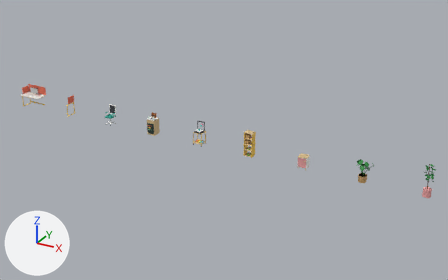
The glTF model assets/models/OfficeStartup.glb, before and after one commit.
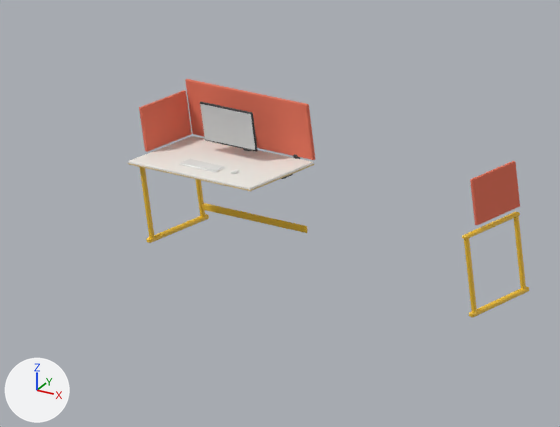
Each version is shown from a 50 mm camera at (139.6, -131.1, 68.4) aimed at (55.8, 21.3, -7.9), then close up on the part from 1% to 18% of the width and 26% to 47% of the height. Lighting does not change. The marker at lower left points along +X, +Y and +Z. The last two pictures show the newer version. Vertices at exactly the same position are counted once.

Names of what the first close-up shows: 'Desk', 'Panel'.
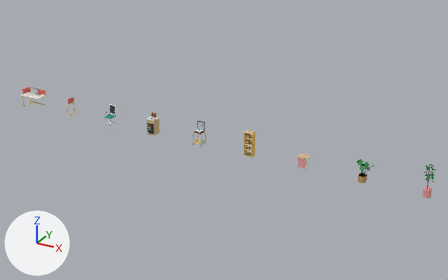
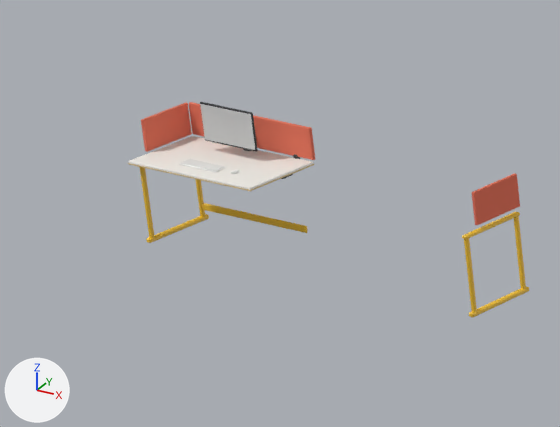
Boxes (x1, y1, x2, y2) around the edits, measured in the close-ups (560 x 427 px; the box of a moved part takes in the faces that stretch with it):
'Desk', reshaped (14% shorter)
    before: (128, 79, 315, 243)
    after: (128, 102, 315, 243)
'Panel', reshaped (8% shorter)
    before: (462, 161, 529, 317)
    after: (462, 173, 529, 317)
part 1 of me_desk, moved or reshaped
    before: (185, 79, 315, 159)
    after: (189, 102, 315, 159)
part 2 of me_desk, moved or reshaped
    before: (139, 90, 192, 151)
    after: (141, 103, 192, 151)
part 3 of me_panel, moved or reshaped
    before: (470, 161, 520, 225)
    after: (472, 173, 520, 225)

Patch to the scene script:
```diff
--- a/assets/models/OfficeStartup.glb.py
+++ b/assets/models/OfficeStartup.glb.py
@@ me_desk @@
 # used by ob_desk; location = (0.0, 0.0, 0.0)
-me_desk.from_pydata(...)  # 532 vertices, 984 faces; spans x -3.65..3.51, y -1.88..2.05, z 0.0..6.25
+me_desk.from_pydata(...)  # 532 vertices, 984 faces; spans x -3.65..3.51, y -1.88..2.05, z 0.0..5.92
+# me_desk part 1: all 28 vertices in x -3.5..3.5, y 1.88..2.02, z 6.2..6.25 are moved by (0.0, 0.0, -1.05)
+# me_desk part 2: all 28 vertices in x -3.65..-3.5, y -0.75..1.88, z 5.7..5.75 are moved by (0.0, 0.0, -0.55)
 me_desk.materials.append(mat_laminate)
@@ me_panel @@
 # used by ob_panel; location = (15.0, 0.0, 0.0)
-me_panel.from_pydata(...)  # 152 vertices, 284 faces; spans x -0.12..0.12, y -1.75..1.75, z 0.0..5.75
+me_panel.from_pydata(...)  # 152 vertices, 284 faces; spans x -0.12..0.12, y -1.75..1.75, z 0.0..5.2
+# me_panel part 3: all 28 vertices in x -0.07..0.07, y -0.87..1.75, z 5.7..5.75 are moved by (0.0, 0.0, -0.55)
 me_panel.materials.append(mat_steel)
```
